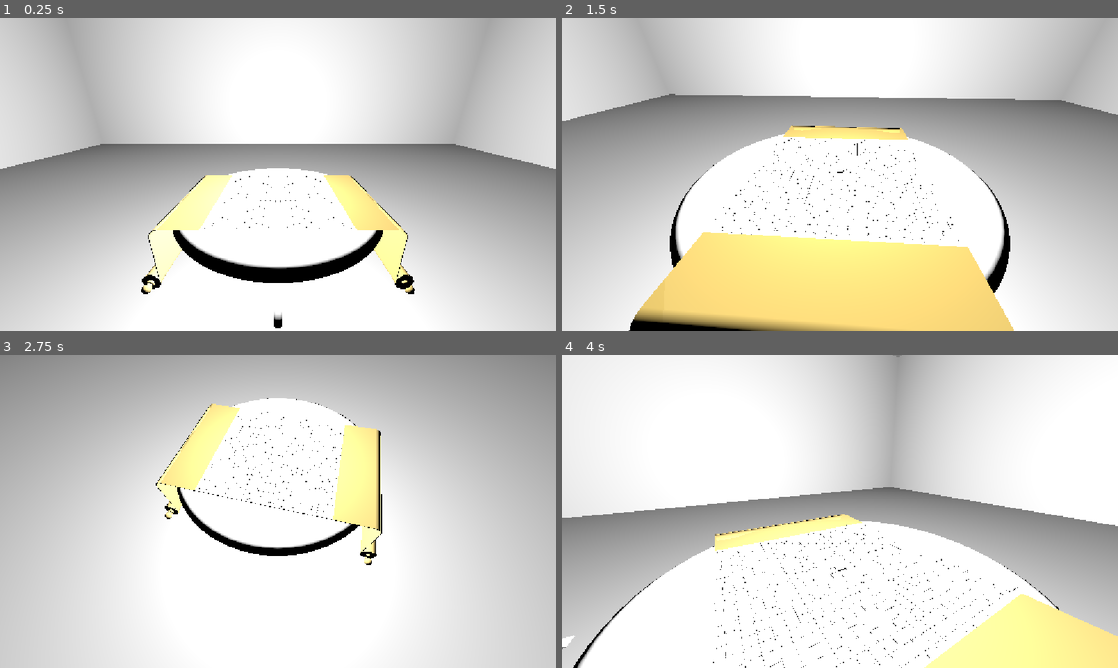
Above: before the commit, frames 1-4 (two rows, left to right).
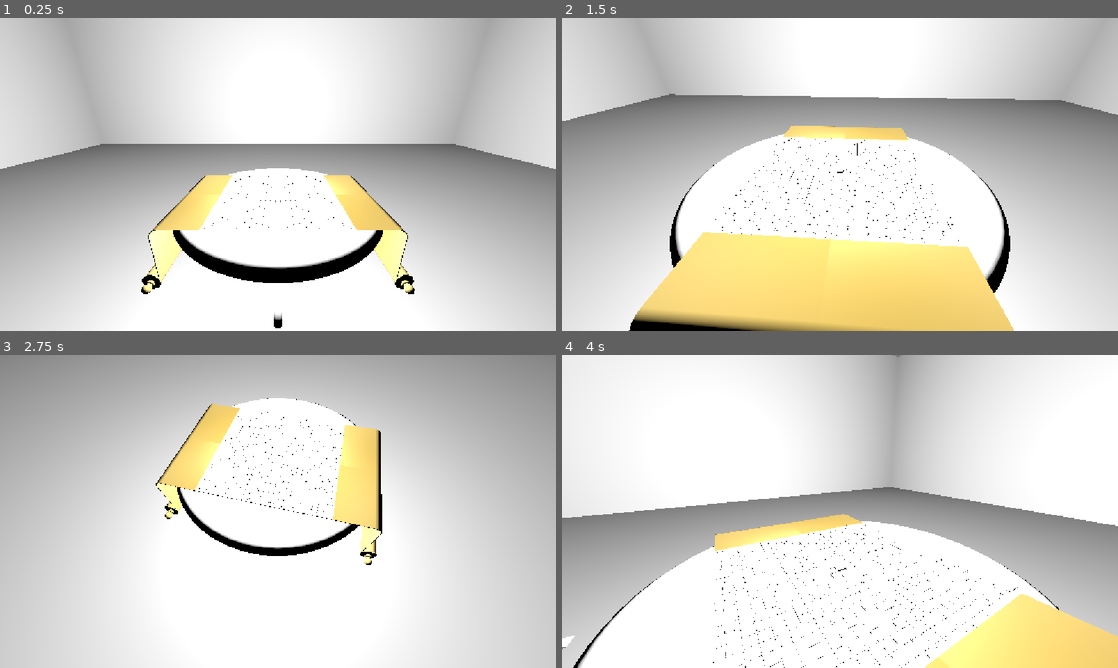
Above: after the commit, the same moments.

Repository: greywolfcode/TBD
Game: Godot game, scene res://areas/game.tscn
Two runs of this game, one before a commit and one after it. Both use one fixed random seed, a clock stepped at 60 frames per second and the inputs below.
Inputs (mouse positions are in pixels of both pictures, inside the frame that each line leads up to):
- Up to frame 1 (0.25 s): no input
- Up to frame 2 (1.5 s): tap Enter at 0.5 s; move the mouse to (962, 158) at 0.52 s; press the mouse at (962, 158) at 0.53 s; hold D (rotate_right) 0.53-1.28 s; move the mouse to (728, 190) at 1.27 s; release the mouse at (728, 190) at 1.28 s; hold S (tilt_down) from 1.28 s (still down); tap Mouse wheel up (zoom_in) at 1.35 s
- Up to frame 3 (2.75 s): move the mouse to (333, 442) at 2.02 s; release S (tilt_down) at 2.03 s; hold D (rotate_right) from 2.03 s (still down); tap Mouse wheel down (zoom_out) at 2.1 s
- Up to frame 4 (4 s): move the mouse to (812, 574) at 2.77 s; release D (rotate_right) at 2.78 s; hold W (tilt_up) 2.78-3.53 s; click (812, 574) at 2.85 s; move the mouse to (1006, 558) at 3.52 s; hold A (rotate_left) from 3.53 s (still down); tap Mouse wheel up (zoom_in) at 3.6 s

The runs differ from the first frame. In frame 1, 2.4% of the frame differs, in the area x 26-74%, y 50-88%; in frame 2, 0.1%; in frame 3, 3.1%; in frame 4, 3.4%, in the area x 27-100%, y 50-100%.

Commit message:
Simplify paper shader

Diff:
--- a/src/world/map/paper.gdshader
+++ b/src/world/map/paper.gdshader
@@ -8,11 +8,7 @@
 
 void fragment() {
 	//get global coords for pixel
-	//from https://docs.godotengine.org/en/stable/tutorials/shaders/advanced_postprocessing.html#example-shader
-	float depth = texture(depth_texture, SCREEN_UV).x;
-	vec3 ndc = vec3(SCREEN_UV * 2.0 - 1.0, depth);
-	vec4 world = INV_VIEW_MATRIX * INV_PROJECTION_MATRIX * vec4(ndc, 1.0);
-	vec3 world_position = world.xyz / world.w;
+	vec3 world_position = (INV_VIEW_MATRIX * vec4(VERTEX, 1.0)).xyz;
 
 	//use coords to get noise value
 	float noise_val = perlin_3D(world_position);
